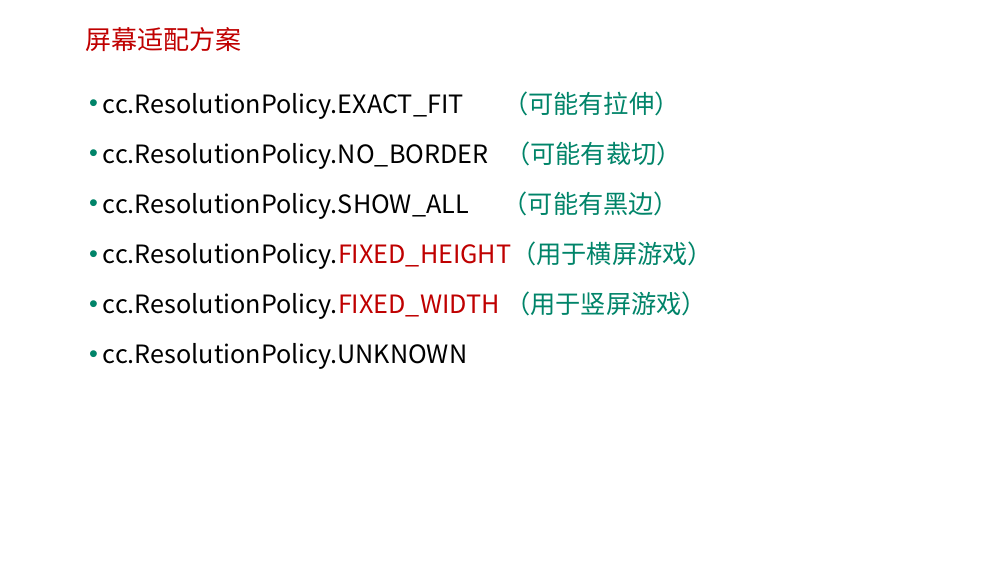
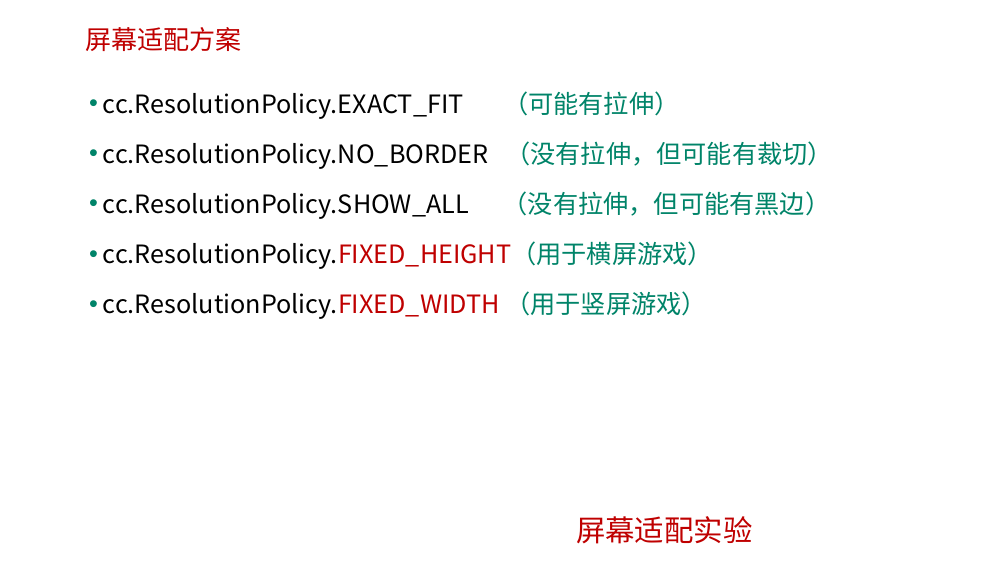
Before and after one commit to edu2act/course-H5-Animation-and-Game-Development, a slide deck: slide 8 of 课程PPT/（09）精灵.ppt. Drawn at 1008x567 pixels with LibreOffice and Linux fonts; fonts in the diff are those of the drawing; background and template pictures are left out. Boxes give left, top, right and bottom in pixels: in the first picture for what was removed or moved away, otherwise in the second. Text is boxed around its words. In the diff, an @@ line names an element or a change of style, - is before the commit and + after.

```diff
--- a/课程PPT/（09）精灵.ppt
+++ b/课程PPT/（09）精灵.ppt
@@ text at [103, 141, 833, 219]: text changed @@
-• cc.ResolutionPolicy.NO_BORDER （可能有裁切）
-• cc.ResolutionPolicy.SHOW_ALL （可能有黑边）
+• cc.ResolutionPolicy.NO_BORDER （没有拉伸，但可能有裁切）
+• cc.ResolutionPolicy.SHOW_ALL （没有拉伸，但可能有黑边）
@@ text at [103, 343, 467, 369]: paragraph removed @@
-• cc.ResolutionPolicy.UNKNOWN
@@ text added at [576, 516, 752, 544], 28 pt, text #BF0000 @@
+屏幕适配实验
```
Also in this commit, not shown: 1 other slide changed, 28 other files.
